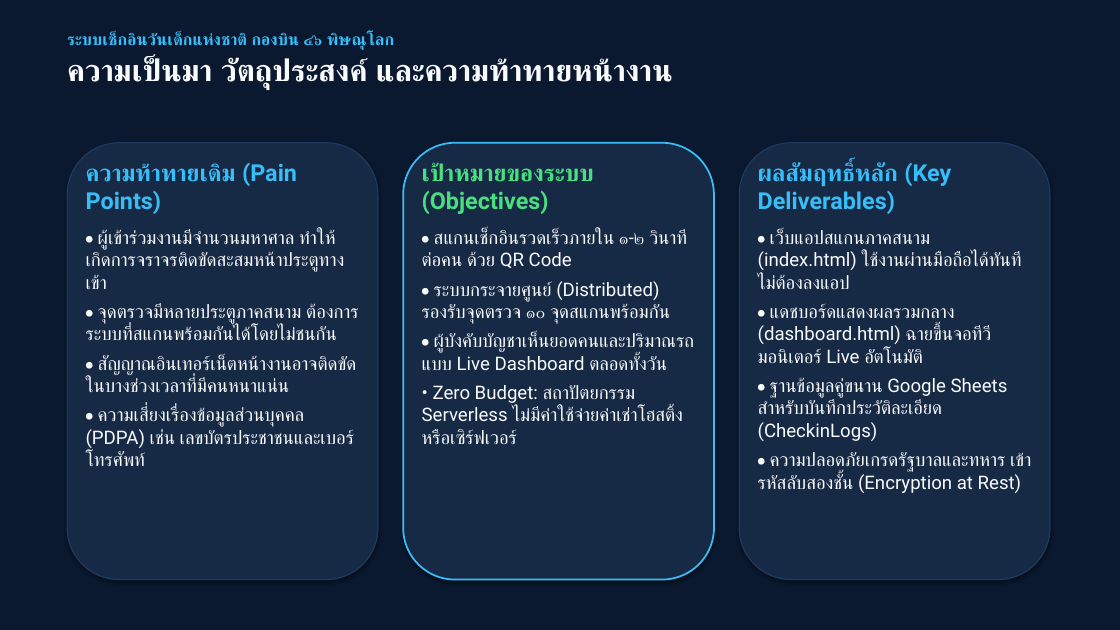
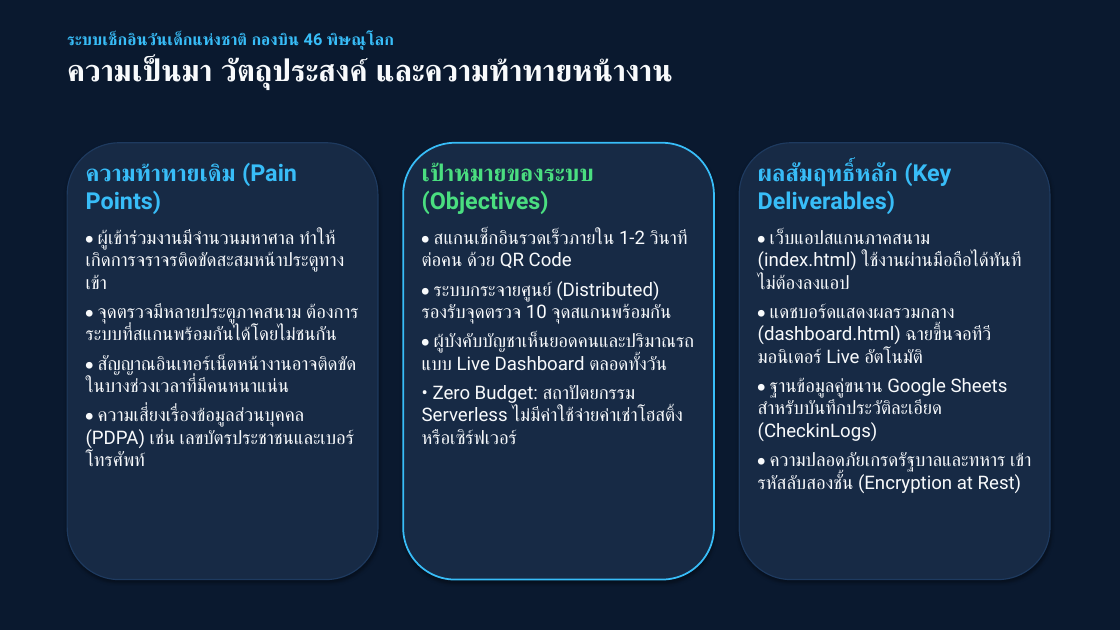
Before and after one commit to charkhrit/CDs-checkin-system, a slide deck: slide 2 of DOCs/CDs_Checkin_System_Presentation.pptx. Drawn at 1120x630 pixels with LibreOffice and Linux fonts; fonts in the diff are those of the drawing. Boxes give left, top, right and bottom in pixels: in the first picture for what was removed or moved away, otherwise in the second. Text is boxed around its words. In the diff, an @@ line names an element or a change of style, - is before the commit and + after.

```diff
--- a/DOCs/CDs_Checkin_System_Presentation.pptx
+++ b/DOCs/CDs_Checkin_System_Presentation.pptx
@@ text at <box>67,33,394,50</box>: text changed @@
-ระบบเช็กอินวันเด็กแห่งชาติ กองบิน ๔๖ พิษณุโลก
+ระบบเช็กอินวันเด็กแห่งชาติ กองบิน 46 พิษณุโลก
@@ text at <box>422,229,688,324</box>: text changed @@
-• สแกนเช็กอินรวดเร็วภายใน ๑-๒ วินาทีต่อคน ด้วย QR Code
-• ระบบกระจายศูนย์ (Distributed) รองรับจุดตรวจ ๑๐ จุดสแกนพร้อมกัน
+• สแกนเช็กอินรวดเร็วภายใน 1-2 วินาทีต่อคน ด้วย QR Code
+• ระบบกระจายศูนย์ (Distributed) รองรับจุดตรวจ 10 จุดสแกนพร้อมกัน
```
Also in this commit, not shown: 9 other slides changed, 3 other files.
